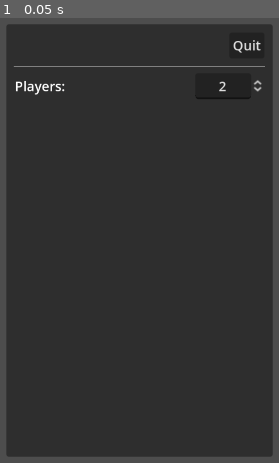
Above: before the commit, frame 1.
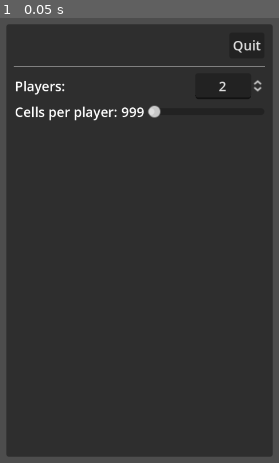
Above: after the commit, the same moment.

Repository: wadcom/kisarra-mapgen
Game: Godot game, scene res://main.tscn
The game is run twice, just before and just after one commit, with the same random seed, the same clock (stepped at 60 frames per second) and the same inputs.
Inputs:
- Up to frame 1 (0.05 s): no input

The runs differ from the first frame. In frame 1, 0.6% of the frame differs, in the area x 5-58%, y 19-24%.

Commit message:
Add "cells per player" controls

Diff:
--- a/main.tscn
+++ b/main.tscn
@@ -65,4 +65,24 @@
 value = 2.0
 alignment = 1
 
+[node name="CellsPerPlayerControl" type="HBoxContainer" parent="HBoxContainer/Panel/MarginContainer/VBoxContainer"]
+layout_mode = 2
+
+[node name="Label" type="Label" parent="HBoxContainer/Panel/MarginContainer/VBoxContainer/CellsPerPlayerControl"]
+layout_mode = 2
+text = "Cells per player:"
+
+[node name="CellsPerPlayer" type="Label" parent="HBoxContainer/Panel/MarginContainer/VBoxContainer/CellsPerPlayerControl"]
+custom_minimum_size = Vector2(28, 2.08165e-12)
+layout_mode = 2
+text = "999"
+
+[node name="HSlider" type="HSlider" parent="HBoxContainer/Panel/MarginContainer/VBoxContainer/CellsPerPlayerControl"]
+layout_mode = 2
+size_flags_horizontal = 3
+size_flags_vertical = 4
+min_value = 9.0
+max_value = 200.0
+value = 9.0
+
 [connection signal="pressed" from="HBoxContainer/Panel/MarginContainer/VBoxContainer/ButtonBar/QuitButton" to="." method="_on_quit_button_pressed"]
